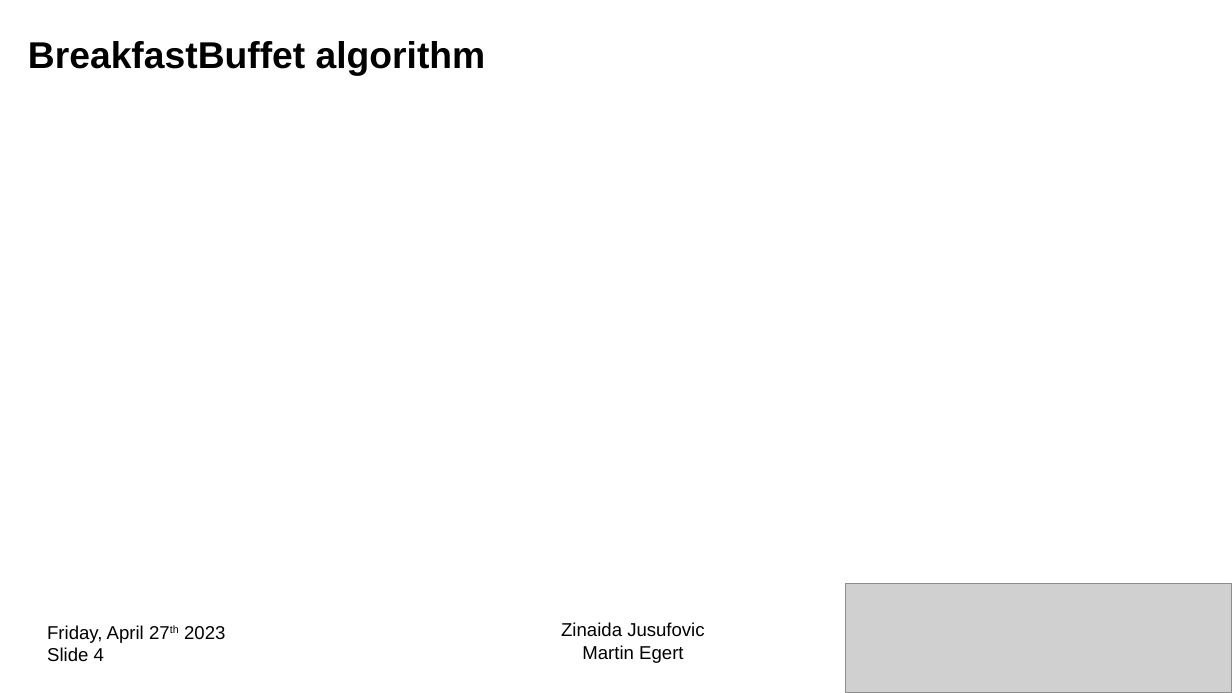
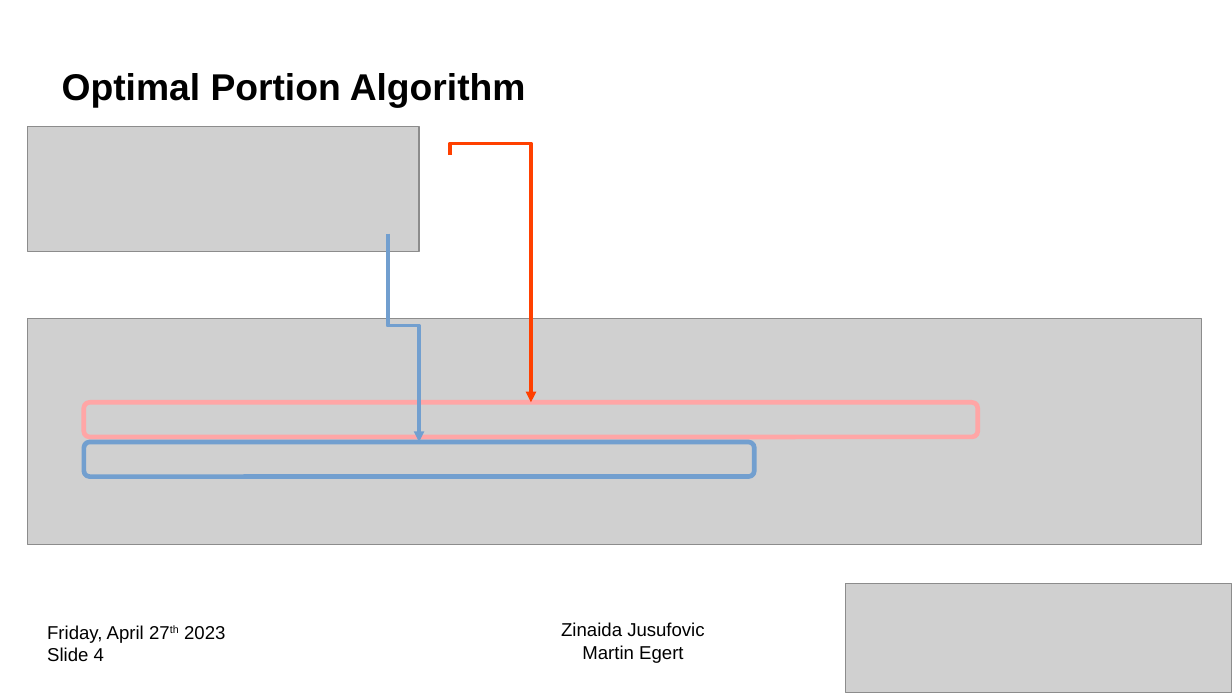
Before and after one commit to CodecoolGlobal/ehotel-buffet-java-zenais, a slide deck: slide 4 of presentation/20230413_EHotelBuffet.odp. Drawn at 1232x693 pixels with LibreOffice and Linux fonts; fonts in the diff are those of the drawing; grey boxes stand for pictures. Boxes give left, top, right and bottom in pixels: in the first picture for what was removed or moved away, otherwise in the second. Text is boxed around its words. In the diff, an @@ line names an element or a change of style, - is before the commit and + after.

Commit message:
Presentation Slides added

```diff
--- a/presentation/20230413_EHotelBuffet.odp
+++ b/presentation/20230413_EHotelBuffet.odp
@@ title removed at [28,41,486,76] @@
-BreakfastBuffet algorithm
@@ title added at [62,73,526,108], 24 pt, text #000000, bold @@
+Optimal Portion Algorithm
@@ picture added at [28,126,419,252] @@
@@ elbow arrow added from (451, 155) to (531, 402), #FF4000 2.3 pt @@
@@ elbow arrow added from (388, 234) to (419, 443), #729FCF 2.3 pt @@
@@ picture added at [28,319,1202,546] @@
@@ rounded rectangle added at [84,402,978,437], outline #FFA6A6 3 pt @@
@@ rounded rectangle added at [84,443,755,477], outline #729FCF 3 pt @@
```
Also in this commit, not shown: 1 other slide changed, 1 slide added, 2 slides removed.
